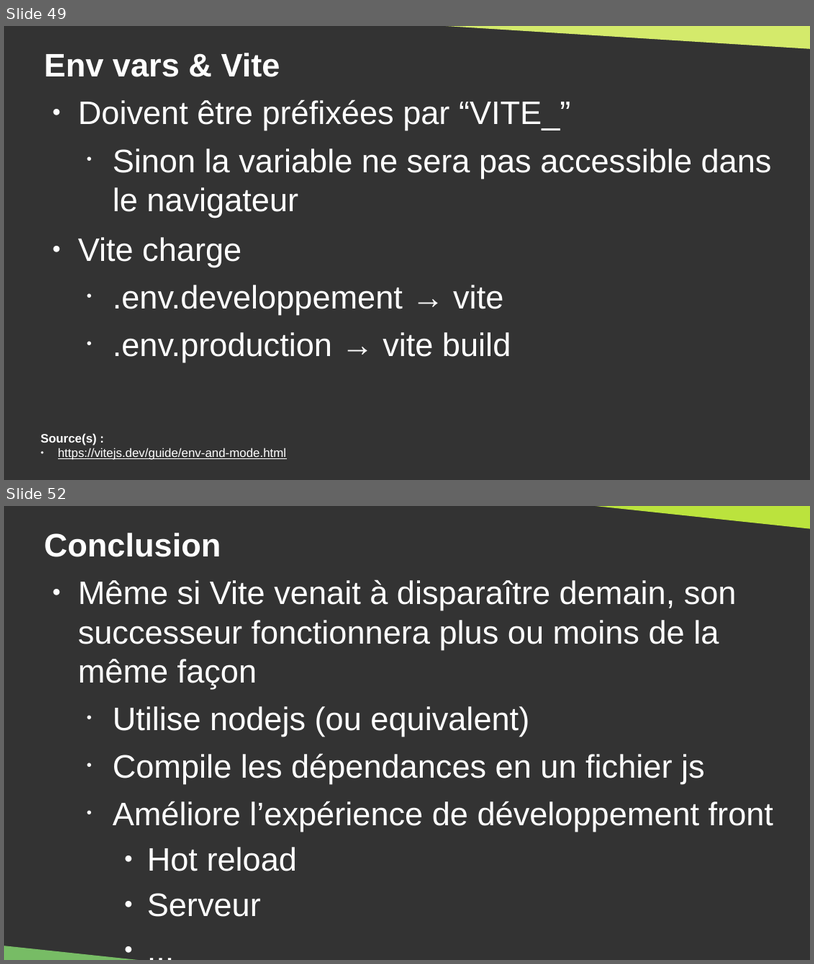
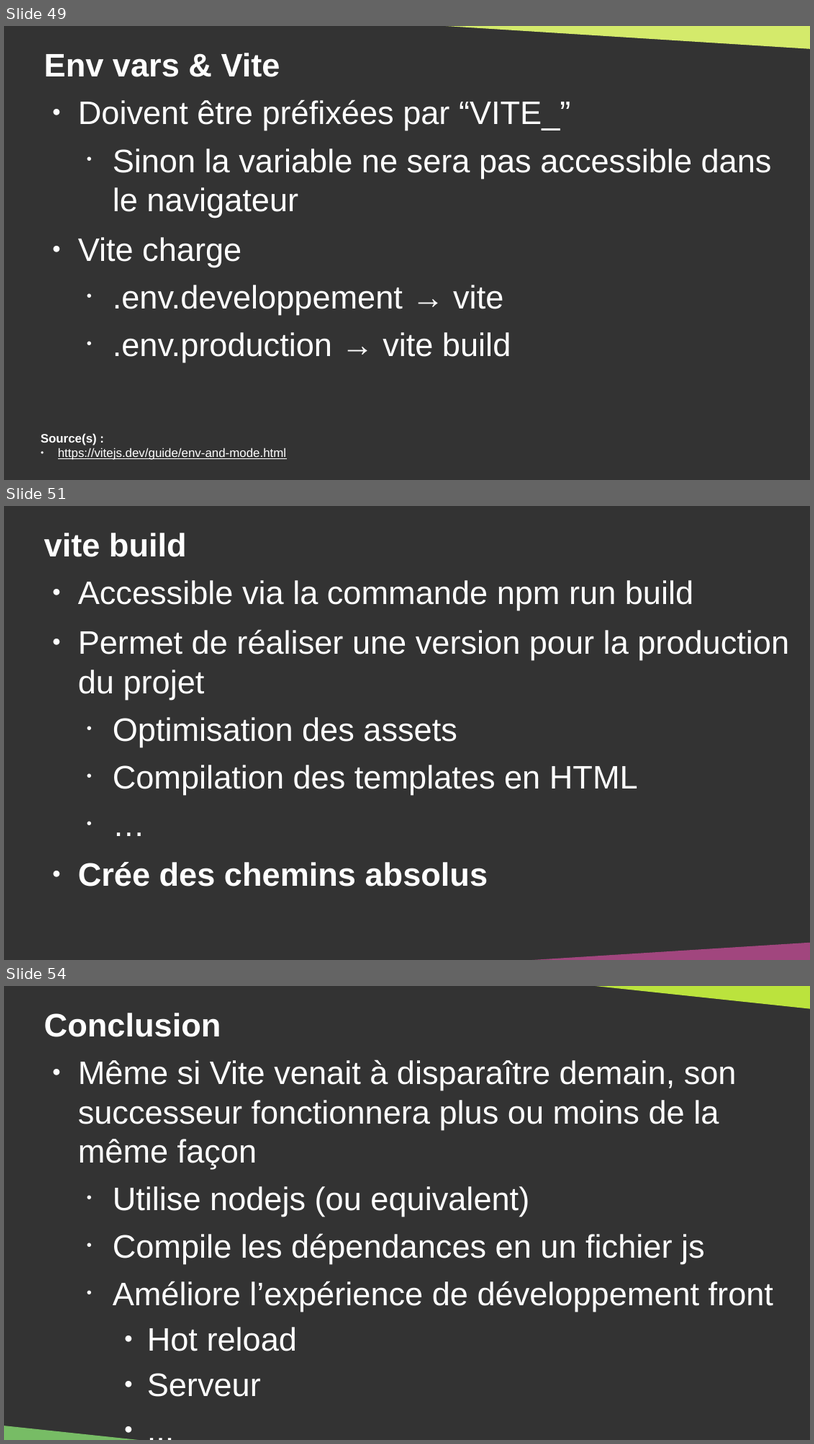
Before and after one commit to DanYellow/cours, a slide deck: developpement-front-s5/travaux-pratiques/numero-4/presentation.odp. Shown one above the other, each under a label of ours: slides 49 and 52 before the commit, slides 49, 51 and 54 after it; the slides between them are not shown. The pictures are 814x964 and 814x1444 pixels, drawn with LibreOffice and Linux fonts; fonts in the diff are those of the drawing. Boxes give left, top, right and bottom in pixels: in the first picture for what was removed or moved away, otherwise in the second. Text is boxed around its words. In the diff, an @@ line names an element or a change of style, - is before the commit and + after.

Commit message:
developpement-front-s5 - Add build with vite slides

```diff
--- a/developpement-front-s5/travaux-pratiques/numero-4/presentation.odp
+++ b/developpement-front-s5/travaux-pratiques/numero-4/presentation.odp
@@ slide 51 added at (x1=4, y1=506, x2=810, y2=960), background #333333 @@
@@ title added at (x1=44, y1=533, x2=187, y2=557), 32 pt, text #FFFFFF, bold @@
+vite build
@@ text added at (x1=78, y1=580, x2=790, y2=886), 32 pt, text #FFFFFF @@
+● Accessible via la commande npm run build
+● Permet de réaliser une version pour la production du projet
+  • Optimisation des assets
+  • Compilation des templates en HTML
+  • …
+● Crée des chemins absolus
@@ right triangle added at (x1=421, y1=941, x2=810, y2=960), fill #A1467E @@
@@ what was slide 52 is now slide 54 @@
```
Also in this commit, not shown: 7 slides changed, 1 other slide added, 1 other file.
